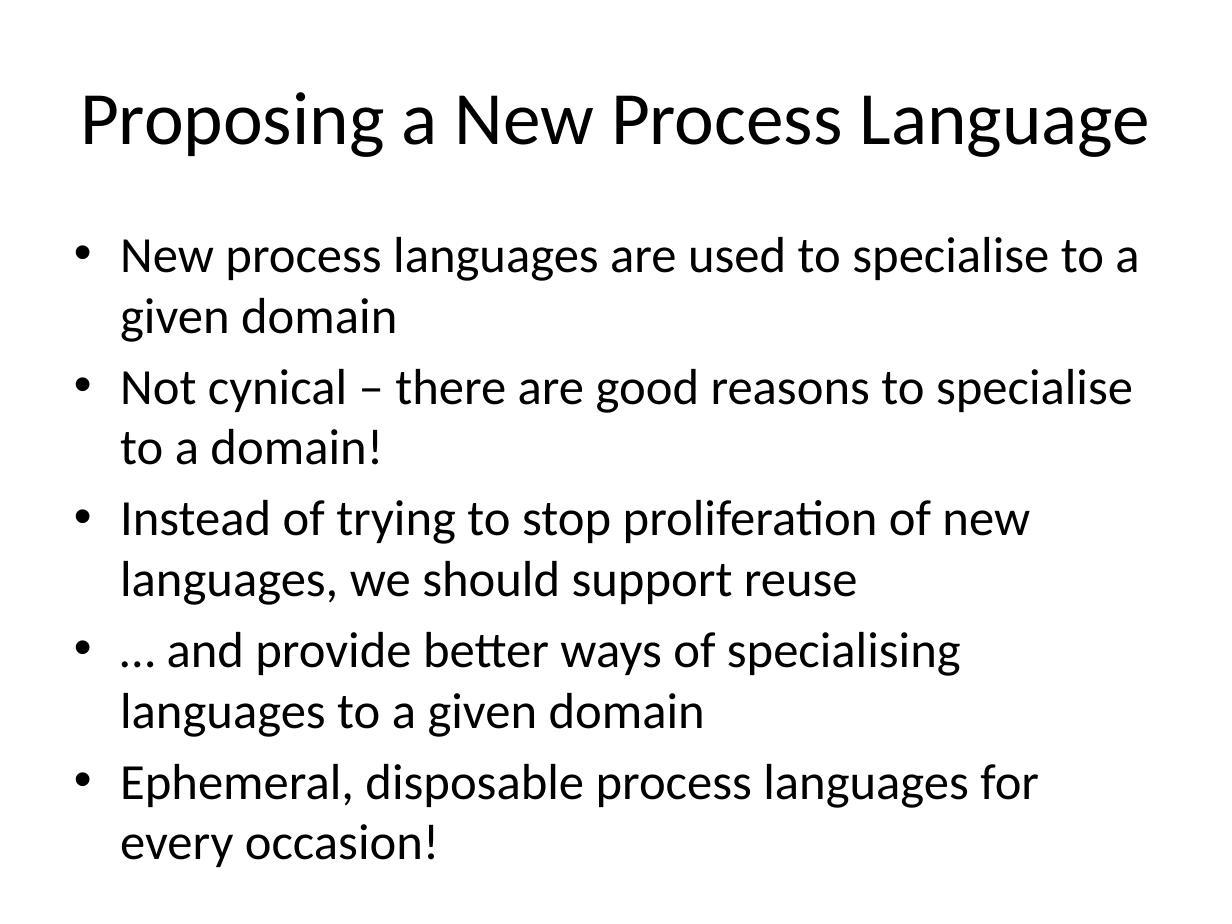
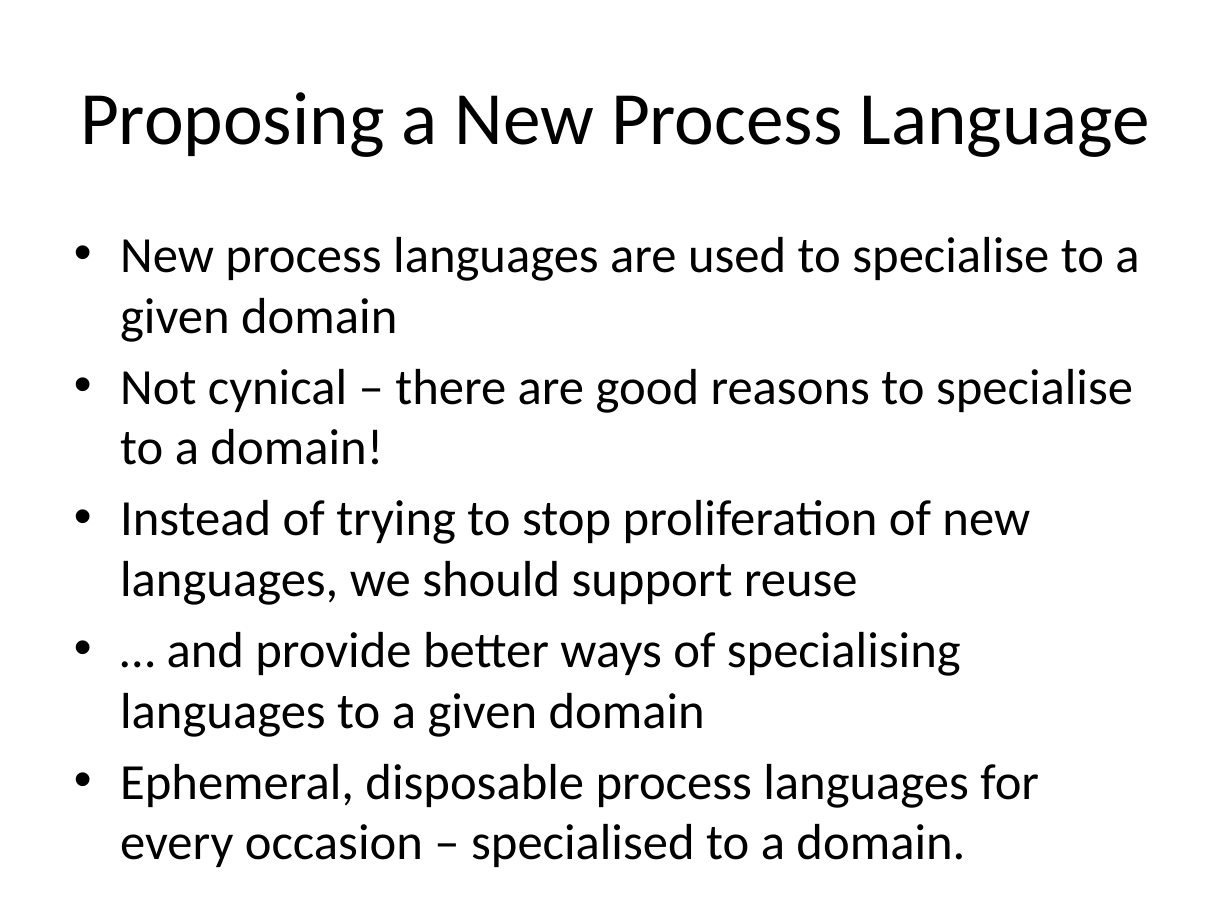
Before and after one commit to gian/defense, a slide deck: slide 19 of PhDDefense.pptx (slide 16 before the commit). Drawn at 1232x924 pixels with LibreOffice and Linux fonts; fonts in the diff are those of the drawing. Boxes give left, top, right and bottom in pixels: in the first picture for what was removed or moved away, otherwise in the second. Text is boxed around its words. In the diff, an @@ line names an element or a change of style, - is before the commit and + after.

```diff
--- a/PhDDefense.pptx
+++ b/PhDDefense.pptx
@@ text at (120, 764, 1039, 867): text changed @@
-• Ephemeral, disposable process languages for every occasion!
+• Ephemeral, disposable process languages for every occasion – specialised to a domain.
```
Also in this commit, not shown: 6 other slides changed, 37 slides added.
